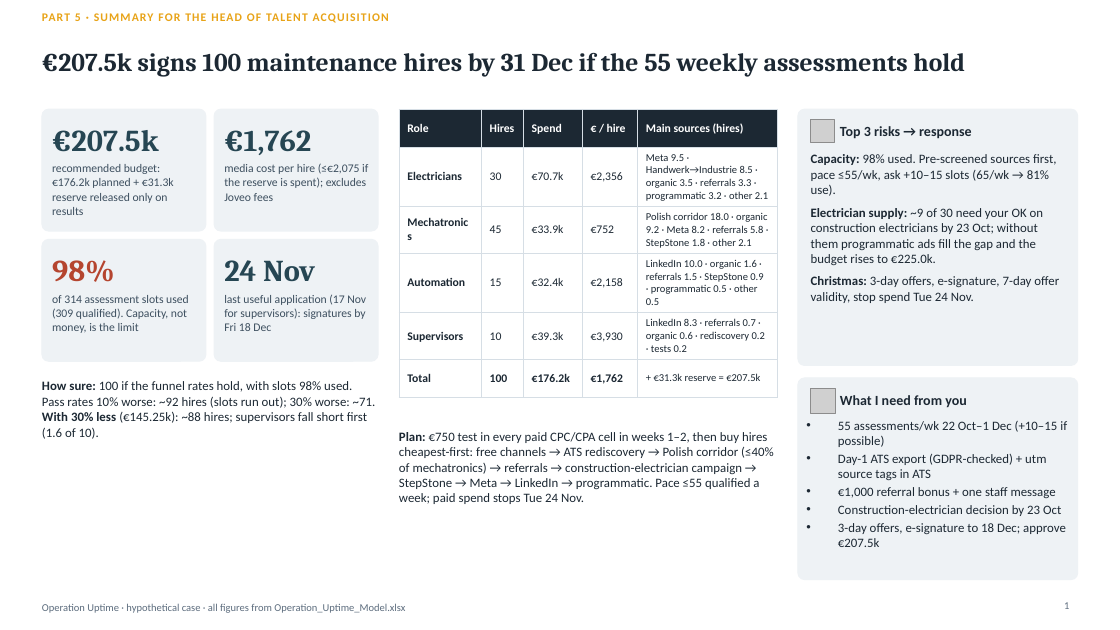
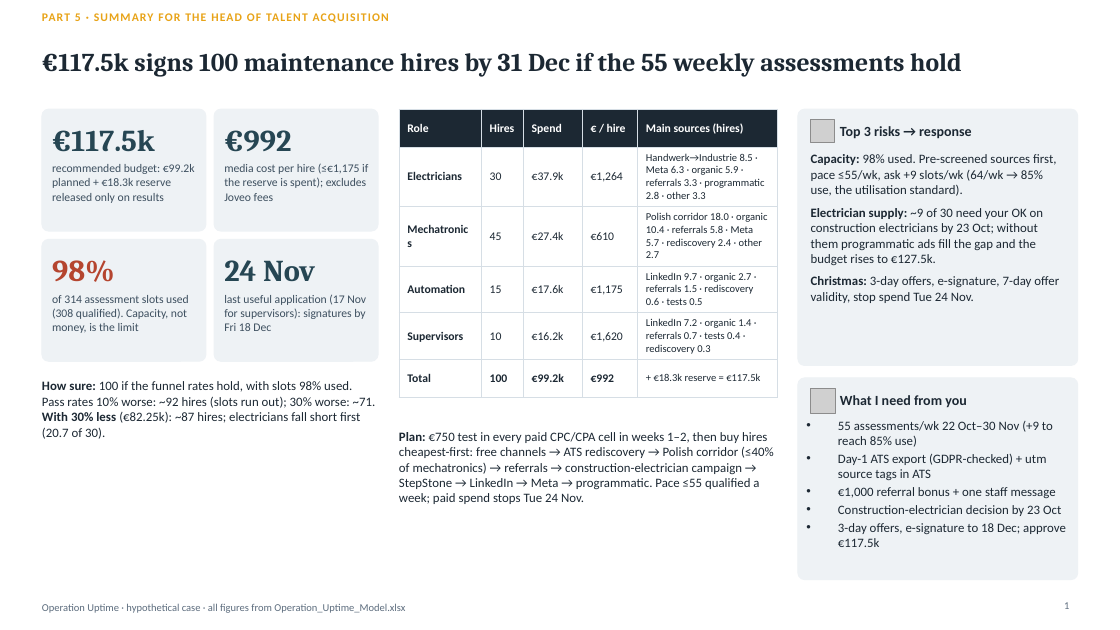
Before and after one commit to Anurag160596/haystack, a slide deck: slide 1 of operation_uptime/Operation_Uptime_Deck.pptx. Drawn at 1120x630 pixels with LibreOffice and Linux fonts; fonts in the diff are those of the drawing; grey boxes stand for pictures. Boxes give left, top, right and bottom in pixels: in the first picture for what was removed or moved away, otherwise in the second. Text is boxed around its words. In the diff, an @@ line names an element or a change of style, - is before the commit and + after.

```diff
--- a/operation_uptime/Operation_Uptime_Deck.pptx
+++ b/operation_uptime/Operation_Uptime_Deck.pptx
@@ title at (42, 53, 962, 76): text changed @@
-€207.5k signs 100 maintenance hires by 31 Dec if the 55 weekly assessments hold
+€117.5k signs 100 maintenance hires by 31 Dec if the 55 weekly assessments hold
@@ table at (399, 109, 777, 478) @@
-row 2: Electricians | 30 | €70.7k | €2,356 | Meta 9.5 · Handwerk→Industrie 8.5 · organic 3.5 · referrals 3.3 · programmatic 3.2 · other 2.1
+row 2: Electricians | 30 | €37.9k | €1,264 | Handwerk→Industrie 8.5 · Meta 6.3 · organic 5.9 · referrals 3.3 · programmatic 2.8 · other 3.3
-row 3: Mechatronics | 45 | €33.9k | €752 | Polish corridor 18.0 · organic 9.2 · Meta 8.2 · referrals 5.8 · StepStone 1.8 · other 2.1
+row 3: Mechatronics | 45 | €27.4k | €610 | Polish corridor 18.0 · organic 10.4 · referrals 5.8 · Meta 5.7 · rediscovery 2.4 · other 2.7
-row 4: Automation | 15 | €32.4k | €2,158 | LinkedIn 10.0 · organic 1.6 · referrals 1.5 · StepStone 0.9 · programmatic 0.5 · other 0.5
+row 4: Automation | 15 | €17.6k | €1,175 | LinkedIn 9.7 · organic 2.7 · referrals 1.5 · rediscovery 0.6 · tests 0.5
-row 5: Supervisors | 10 | €39.3k | €3,930 | LinkedIn 8.3 · referrals 0.7 · organic 0.6 · rediscovery 0.2 · tests 0.2
+row 5: Supervisors | 10 | €16.2k | €1,620 | LinkedIn 7.2 · organic 1.4 · referrals 0.7 · tests 0.4 · rediscovery 0.3
-row 6: Total | 100 | €176.2k | €1,762 | + €31.3k reserve = €207.5k
+row 6: Total | 100 | €99.2k | €992 | + €18.3k reserve = €117.5k
@@ text at (52, 130, 155, 152): text changed @@
-€207.5k
+€117.5k
@@ text at (224, 130, 291, 152): text changed @@
-€1,762
+€992
@@ text at (52, 164, 195, 203): text changed @@
-recommended budget: €176.2k planned + €31.3k reserve released only on results
+recommended budget: €99.2k planned + €18.3k reserve released only on results
@@ text at (224, 163, 368, 201): text changed @@
-media cost per hire (≤€2,075 if the reserve is spent); excludes Joveo fees
+media cost per hire (≤€1,175 if the reserve is spent); excludes Joveo fees
@@ text at (811, 154, 1056, 265): text changed @@
-Capacity: 98% used. Pre-screened sources first, pace ≤55/wk, ask +10–15 slots (65/wk → 81% use).
-Electrician supply: ~9 of 30 need your OK on construction electricians by 23 Oct; without them programmatic ads fill the gap and the budget rises to €225.0k.
+Capacity: 98% used. Pre-screened sources first, pace ≤55/wk, ask +9 slots/wk (64/wk → 85% use, the utilisation standard).
+Electrician supply: ~9 of 30 need your OK on construction electricians by 23 Oct; without them programmatic ads fill the gap and the budget rises to €127.5k.
@@ text at (42, 381, 376, 439): text changed @@
-How sure: 100 if the funnel rates hold, with slots 98% used. Pass rates 10% worse: ~92 hires (slots run out); 30% worse: ~71. With 30% less (€145.25k): ~88 hires; supervisors fall short first (1.6 of 10).
+How sure: 100 if the funnel rates hold, with slots 98% used. Pass rates 10% worse: ~92 hires (slots run out); 30% worse: ~71. With 30% less (€82.25k): ~87 hires; electricians fall short first (20.7 of 30).
@@ text at (399, 432, 774, 504): text changed @@
-Plan: €750 test in every paid CPC/CPA cell in weeks 1–2, then buy hires cheapest-first: free channels → ATS rediscovery → Polish corridor (≤40% of mechatronics) → referrals → construction-electrician campaign → StepStone → Meta → LinkedIn → programmatic. Pace ≤55 qualified a week; paid spend stops Tue 24 Nov.
+Plan: €750 test in every paid CPC/CPA cell in weeks 1–2, then buy hires cheapest-first: free channels → ATS rediscovery → Polish corridor (≤40% of mechatronics) → referrals → construction-electrician campaign → StepStone → LinkedIn → Meta → programmatic. Pace ≤55 qualified a week; paid spend stops Tue 24 Nov.
@@ text at (838, 421, 1053, 447): text changed @@
-• 55 assessments/wk 22 Oct–1 Dec (+10–15 if possible)
+• 55 assessments/wk 22 Oct–30 Nov (+9 to reach 85% use)
@@ text at (838, 523, 1066, 547): text changed @@
-• 3-day offers, e-signature to 18 Dec; approve €207.5k
+• 3-day offers, e-signature to 18 Dec; approve €117.5k
```
Also in this commit, not shown: 7 other slides changed, 8 other files.
